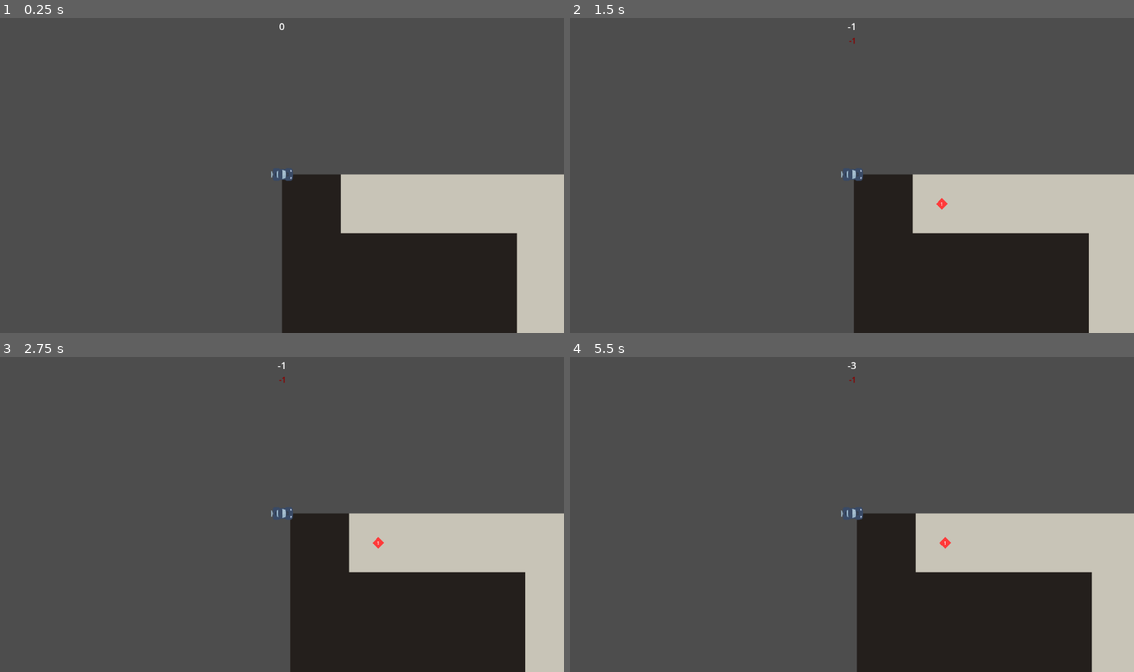
Above: before the commit, frames 1-4 (two rows, left to right).
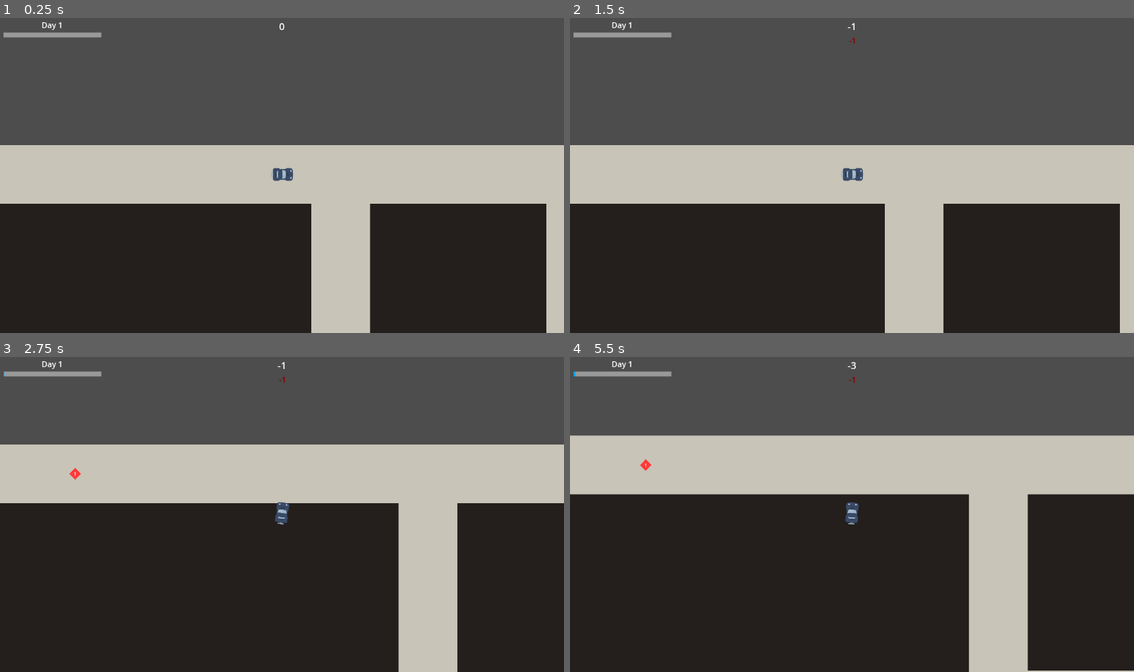
Above: after the commit, the same moments.

Repository: hyearchom/courier-story
Game: Godot game, scene res://hra.tscn
Same seed, same stepped clock (60 frames per second), same inputs: the game is played once before the commit and once after it.
Inputs:
- Up to frame 1 (0.25 s): no input
- Up to frame 2 (1.5 s): tap Enter (ui_accept) at 0.5, 0.77 s; hold Right (ui_right) 0.53-1.28 s; hold Down (ui_down) from 1.28 s (still down)
- Up to frame 3 (2.75 s): tap Enter (ui_accept) at 1.52 s; release Down (ui_down) at 2.03 s; hold Right (ui_right) from 2.03 s (still down)
- Up to frame 4 (5.5 s): release Right (ui_right) at 2.78 s; hold Up (ui_up) 2.78-3.53 s; tap Enter (ui_accept) at 3.02, 3.5, 3.77, 4.25, 4.52, 5 s; hold Left (ui_left) 3.53-5.03 s; hold Down (ui_down) from 5.03 s (still down)

The runs differ from the first frame. In frame 1, 44% of the frame differs, in the area x 0-100%, y 1-100%; in frame 2, 44%; in frame 3, 59%; in frame 4, 62%.

Commit message:
Denní cyklus
- přidán základní systém pro odpočet části dne
- začáteční pozice hráče je nyní vybírána náhodně z polí vozovky

Diff:
--- /dev/null
+++ b/Cas.gd
@@ -0,0 +1,27 @@
+extends VBoxContainer
+
+var poradi_dne: int = 0
+
+@onready var interval: Timer = $Interval
+@onready var hodiny: ProgressBar = $Hodiny
+@onready var den: Label = $Den
+
+func _ready() -> void:
+	den_zacal()
+
+func interval_ubehl() -> void:
+	hodiny.value += 1
+	if hodiny.max_value == hodiny.value:
+		den_ubehl()
+
+
+func den_ubehl() -> void:
+	interval.stop()
+	get_tree().paused = true
+
+
+func den_zacal() -> void:
+	poradi_dne += 1
+	den.text = 'Day {0}'.format([str(poradi_dne)])
+	hodiny.value = 0
+	interval.start()
--- a/Hrac.gd
+++ b/Hrac.gd
@@ -21,23 +21,14 @@
 
 @export var vuz: Resource
 @export var statistiky: Resource
+@export var vrstvy: Node
 
 @onready var palivo: Timer = $Palivo
 
 func _ready() -> void:
 	nacist_vuz()
 	nacist_povrch('silnice')
-
-
-func _physics_process(delta: float) -> void:
-	zmena_zrychleni()
-	zmena_zataceni(delta)
-	velocity += zrychleni *delta
-	move_and_slide()
-
-	for i in get_slide_collision_count():
-		var srazka := get_slide_collision(i)
-		print("I collided with ", srazka.get_collider().name)
+	umistit_vozidlo()
 
 
 func nacist_vuz() -> void:
@@ -51,6 +42,20 @@
 		set(parametr, vuz.povrch[nazev][parametr])
 		#printt(parametr, vuz.povrch[nazev][parametr])
 
+
+func umistit_vozidlo() -> void:
+	global_position = vrstvy.nahodna_pozice(vrstvy.vozovka)
+
+
+func _physics_process(delta: float) -> void:
+	zmena_zrychleni()
+	zmena_zataceni(delta)
+	velocity += zrychleni *delta
+	move_and_slide()
+
+	for i in get_slide_collision_count():
+		var srazka := get_slide_collision(i)
+		print("I collided with ", srazka.get_collider().name)
 
 func zmena_zrychleni() -> void:
 	zrychleni = Vector2.ZERO
--- a/Silnice.gd
+++ b/Silnice.gd
@@ -20,7 +20,6 @@
 	vytvorit_mrizku()
 	vytvorit_cestu()
 	obsadit_pole()
-	#print(pozice_nahodneho_pole(vozovka))
 
 
 func vytvorit_mrizku() -> void:
--- a/hra.tscn
+++ b/hra.tscn
@@ -9,6 +9,7 @@
 [ext_resource type="Script" path="res://Silnice.gd" id="3_sej6e"]
 [ext_resource type="Texture2D" uid="uid://c7pkoqnrqqtyh" path="res://media/tmavy_ctverec.svg" id="3_wdn0s"]
 [ext_resource type="Resource" uid="uid://c0eqiyl4ri4wu" path="res://prostredky/vrak.tres" id="8_onu5c"]
+[ext_resource type="Script" path="res://Cas.gd" id="10_64lrb"]
 [ext_resource type="Script" path="res://zobrazeni/Finance.gd" id="10_gxhrf"]
 
 [sub_resource type="NavigationPolygon" id="NavigationPolygon_ne32w"]
@@ -51,6 +52,11 @@
 [sub_resource type="RectangleShape2D" id="RectangleShape2D_1adoh"]
 size = Vector2(1, 1)
 
+[sub_resource type="StyleBoxFlat" id="StyleBoxFlat_01vqd"]
+
+[sub_resource type="StyleBoxFlat" id="StyleBoxFlat_nwlbc"]
+bg_color = Color(0, 0.631401, 0.973228, 1)
+
 [sub_resource type="LabelSettings" id="LabelSettings_e8jk2"]
 font_size = 20
 
@@ -84,10 +90,11 @@
 points = PackedVector2Array(0, 0)
 default_color = Color(1, 0, 0, 1)
 
-[node name="Hrac" type="CharacterBody2D" parent="Mapa" groups=["hrac"]]
+[node name="Hrac" type="CharacterBody2D" parent="Mapa" node_paths=PackedStringArray("vrstvy") groups=["hrac"]]
 script = ExtResource("1_c36nm")
 vuz = ExtResource("8_onu5c")
 statistiky = ExtResource("2_ymg7k")
+vrstvy = NodePath("../Vrstvy")
 metadata/_edit_group_ = true
 
 [node name="Telo" type="Sprite2D" parent="Mapa/Hrac"]
@@ -126,31 +133,56 @@
 theme_override_constants/margin_right = 7
 theme_override_constants/margin_bottom = 7
 
-[node name="PodSebou" type="VBoxContainer" parent="Zobrazeni/Okraje"]
+[node name="Cas" type="VBoxContainer" parent="Zobrazeni/Okraje"]
 layout_mode = 2
+size_flags_horizontal = 0
+size_flags_vertical = 0
+script = ExtResource("10_64lrb")
 
-[node name="Finance" type="HBoxContainer" parent="Zobrazeni/Okraje/PodSebou"]
+[node name="Den" type="Label" parent="Zobrazeni/Okraje/Cas"]
 layout_mode = 2
-alignment = 1
+text = "Day: 1"
+horizontal_alignment = 1
+
+[node name="Hodiny" type="ProgressBar" parent="Zobrazeni/Okraje/Cas"]
+custom_minimum_size = Vector2(200, 10)
+layout_mode = 2
+theme_override_styles/background = SubResource("StyleBoxFlat_01vqd")
+theme_override_styles/fill = SubResource("StyleBoxFlat_nwlbc")
+max_value = 96.0
+step = 1.0
+value = 4.0
+show_percentage = false
+
+[node name="Interval" type="Timer" parent="Zobrazeni/Okraje/Cas"]
+wait_time = 2.0
+
+[node name="Finance" type="VBoxContainer" parent="Zobrazeni/Okraje"]
+layout_mode = 2
 script = ExtResource("10_gxhrf")
 statistiky = ExtResource("2_ymg7k")
 
-[node name="PodSebou" type="VBoxContainer" parent="Zobrazeni/Okraje/PodSebou/Finance"]
+[node name="VedleSebe" type="HBoxContainer" parent="Zobrazeni/Okraje/Finance"]
+layout_mode = 2
+alignment = 1
+
+[node name="PodSebou" type="VBoxContainer" parent="Zobrazeni/Okraje/Finance/VedleSebe"]
 layout_mode = 2
 
-[node name="Castka" type="Label" parent="Zobrazeni/Okraje/PodSebou/Finance/PodSebou"]
+[node name="Castka" type="Label" parent="Zobrazeni/Okraje/Finance/VedleSebe/PodSebou"]
 layout_mode = 2
 text = "0"
 label_settings = SubResource("LabelSettings_e8jk2")
 
-[node name="Navyseni" type="Label" parent="Zobrazeni/Okraje/PodSebou/Finance/PodSebou"]
+[node name="Navyseni" type="Label" parent="Zobrazeni/Okraje/Finance/VedleSebe/PodSebou"]
 layout_mode = 2
 text = "0"
 horizontal_alignment = 2
 
-[node name="Zmizeni" type="Timer" parent="Zobrazeni/Okraje/PodSebou/Finance/PodSebou/Navyseni"]
+[node name="Zmizeni" type="Timer" parent="Zobrazeni/Okraje/Finance/VedleSebe/PodSebou/Navyseni"]
 wait_time = 2.0
 one_shot = true
 
 [connection signal="timeout" from="Mapa/Hrac/Palivo" to="Mapa/Hrac" method="odecteni_ceny_paliva"]
 [connection signal="body_entered" from="Mapa/Hrac/Snimac" to="Mapa/Hrac" method="_zmena_povrchu"]
+[connection signal="timeout" from="Zobrazeni/Okraje/Cas/Interval" to="Zobrazeni/Okraje/Cas" method="interval_ubehl"]
--- a/zobrazeni/Finance.gd
+++ b/zobrazeni/Finance.gd
@@ -1,9 +1,9 @@
-extends HBoxContainer
+extends Control
 
 @export var statistiky: Resource
-@onready var castka := $PodSebou/Castka
-@onready var navyseni := $PodSebou/Navyseni
-@onready var zmizeni := $PodSebou/Navyseni/Zmizeni
+@onready var castka := $VedleSebe/PodSebou/Castka
+@onready var navyseni := $VedleSebe/PodSebou/Navyseni
+@onready var zmizeni := $VedleSebe/PodSebou/Navyseni/Zmizeni
 
 
 func _ready() -> void:
Not shown: 1 places in hra.tscn that only renumber resources
